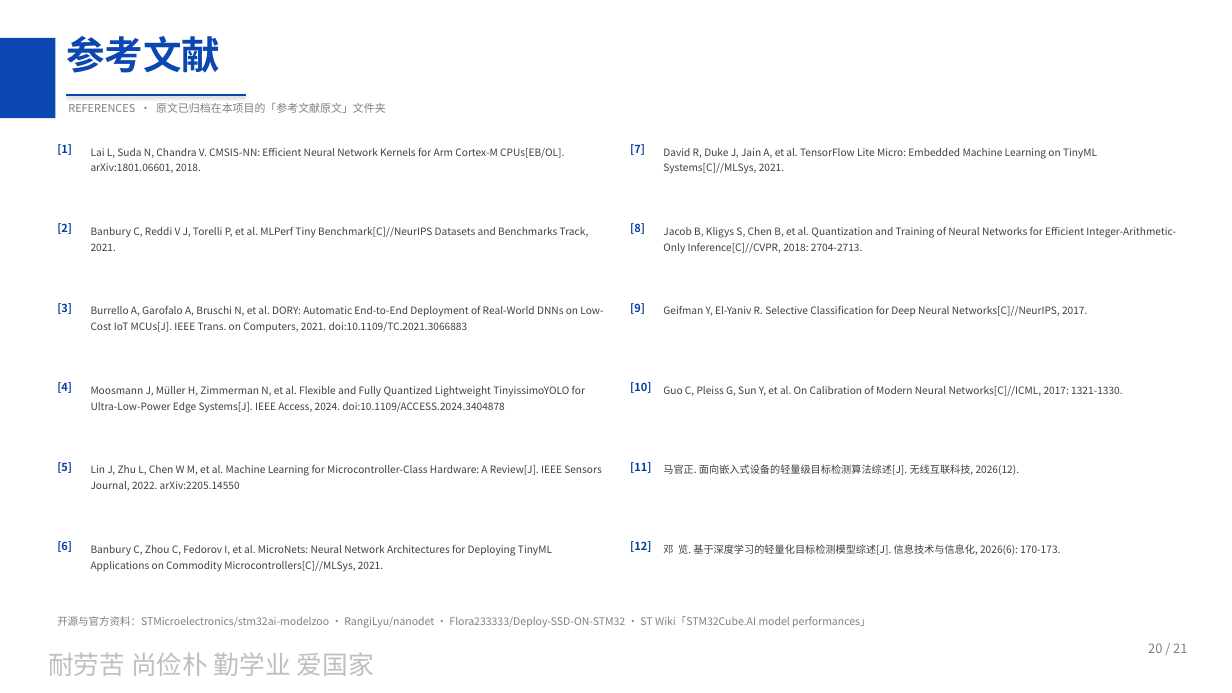
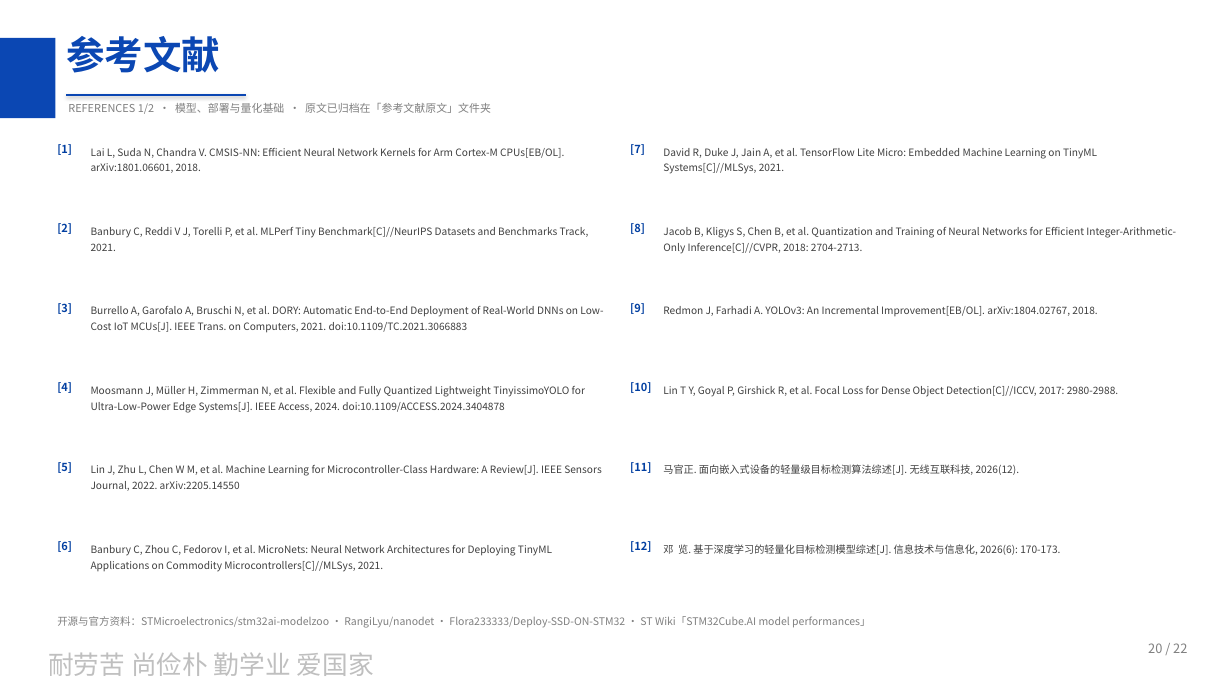
Before and after one commit to peach-ai280/srtp-tiny-detect-car, a slide deck: slide 20 of docs/01_立项/立项答辩_20261020.pptx. Drawn at 1232x693 pixels with LibreOffice and Linux fonts; fonts in the diff are those of the drawing; background and template pictures are left out. Boxes give left, top, right and bottom in pixels: in the first picture for what was removed or moved away, otherwise in the second. Text is boxed around its words. In the diff, an @@ line names an element or a change of style, - is before the commit and + after.

```diff
--- a/docs/01_立项/立项答辩_20261020.pptx
+++ b/docs/01_立项/立项答辩_20261020.pptx
@@ text at (68,103,491,114): text changed @@
-REFERENCES · 原文已归档在本项目的「参考文献原文」文件夹
+REFERENCES 1/2 · 模型、部署与量化基础 · 原文已归档在「参考文献原文」文件夹
@@ text at (663,306,1097,316): text changed @@
-Geifman Y, El-Yaniv R. Selective Classification for Deep Neural Networks[C]//NeurIPS, 2017.
+Redmon J, Farhadi A. YOLOv3: An Incremental Improvement[EB/OL]. arXiv:1804.02767, 2018.
@@ text at (663,386,1118,397): text changed @@
-Guo C, Pleiss G, Sun Y, et al. On Calibration of Modern Neural Networks[C]//ICML, 2017: 1321-1330.
+Lin T Y, Goyal P, Girshick R, et al. Focal Loss for Dense Object Detection[C]//ICCV, 2017: 2980-2988.
@@ text at (1148,643,1187,653): text changed @@
-20 / 21
+20 / 22
```
Also in this commit, not shown: 13 other slides changed, 1 slide added, 2 other files.
